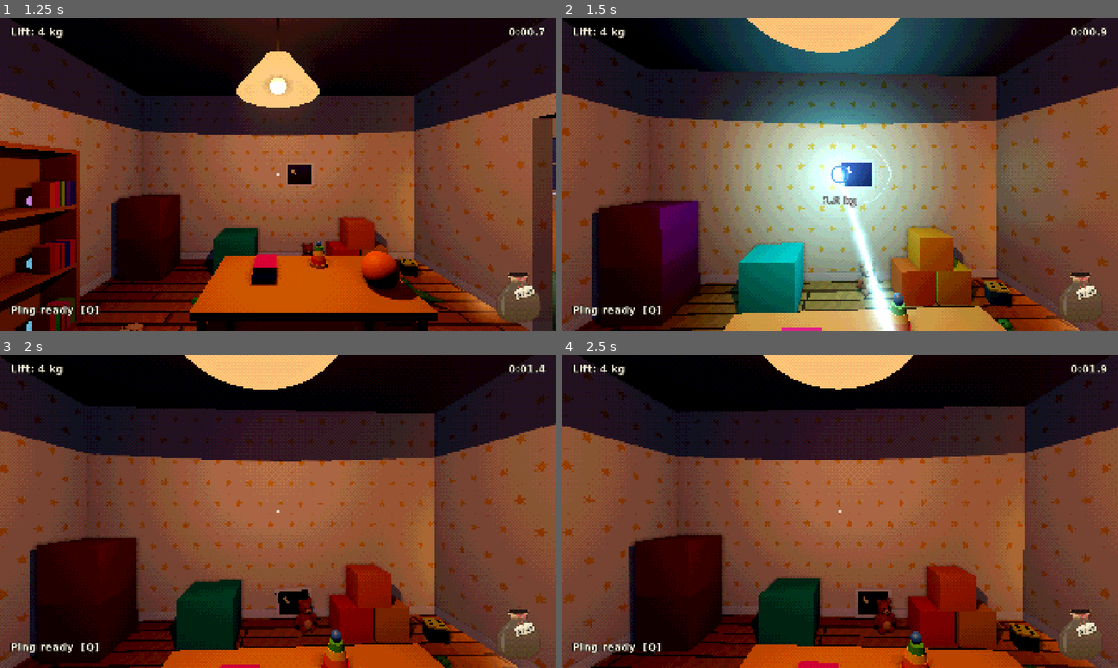
Above: before the commit, frames 1-4 (two rows, left to right).
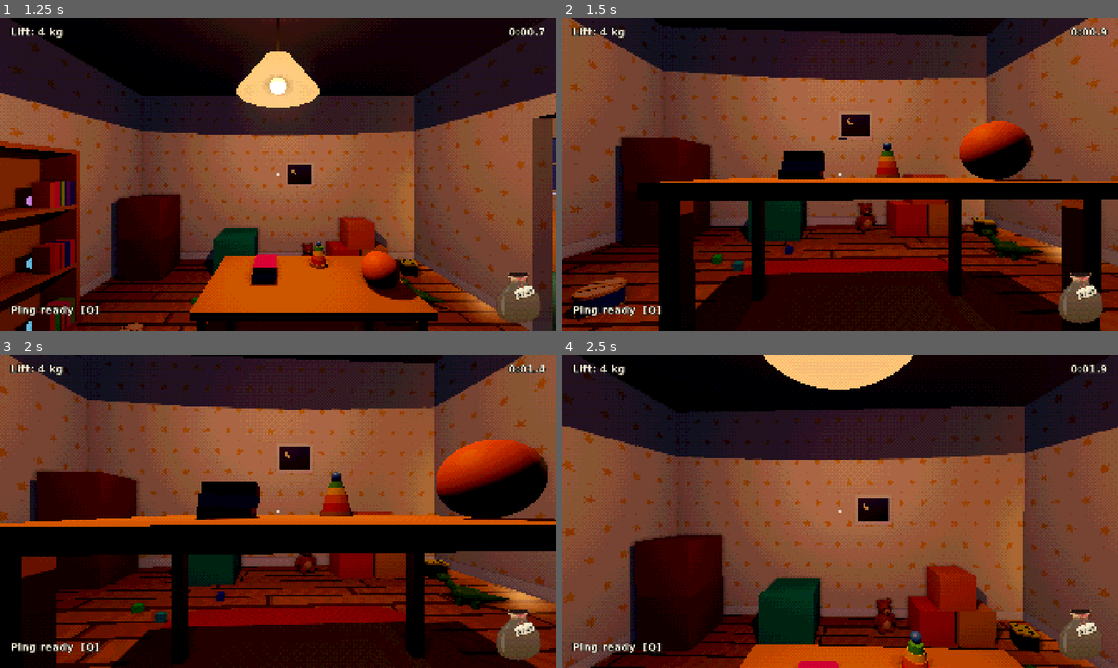
Above: after the commit, the same moments.

Repository: westo27/rummage
Game: Godot game, scene res://scenes/title.tscn
The game is run twice, just before and just after one commit, with the same random seed, the same clock (stepped at 60 frames per second) and the same inputs.
Inputs (mouse positions are in pixels of both pictures, inside the frame that each line leads up to):
- Up to frame 1 (1.25 s): click (278, 171) at 0.5 s
- Up to frame 2 (1.5 s): tap Enter at 1.25 s; move the mouse to (867, 174) at 1.27 s; hold W (move_forward) from 1.28 s (still down); hold C (crouch, bound only after the commit) from 1.28 s (still down); click (867, 174) at 1.42 s
- Up to frame 3 (2 s): keep holding W (move_forward); keep holding C (crouch, bound only after the commit); tap Ctrl at 1.55 s
- Up to frame 4 (2.5 s): keep holding W (move_forward); move the mouse to (812, 511) at 2.02 s; release C (crouch, bound only after the commit) at 2.03 s; tap Ctrl at 2.1 s; tap C (crouch, bound only after the commit) at 2.3 s

Frame 1 is identical in both runs. In frame 2, 83% of the frame differs, in the area x 0-100%, y 0-100%; in frame 3, 80%; in frame 4, 2.0%.

Commit message:
Crouch on C and Ctrl

Diff:
--- a/config/tunables.gd
+++ b/config/tunables.gd
@@ -20,6 +20,11 @@
 @export_group("Player")
 @export var walk_speed: float = 4.5
 @export var run_speed: float = 7.5
+## Hold C or Ctrl. Running has no effect while crouched.
+@export var crouch_speed: float = 2.2
+## Head height (eyes above the feet) standing and crouched, metres.
+@export var stand_eye_height: float = 1.55
+@export var crouch_eye_height: float = 0.8
 ## Radians of turn per pixel of mouse movement.
 @export var mouse_sensitivity: float = 0.0004
 ## Props this light or lighter are "clutter": the player walks through them,
--- a/scripts/game.gd
+++ b/scripts/game.gd
@@ -48,6 +48,8 @@
 	_add_key("move_left", KEY_A)
 	_add_key("move_right", KEY_D)
 	_add_key("run", KEY_SHIFT)
+	_add_key("crouch", KEY_C)
+	_add_key("crouch", KEY_CTRL)
 	_add_key("release_mouse", KEY_ESCAPE)
 	_add_key("restart", KEY_R)
 	_add_key("ping", KEY_Q)
--- a/scripts/player.gd
+++ b/scripts/player.gd
@@ -19,7 +19,19 @@
 @onready var head: Node3D = $Head
 @onready var camera: Camera3D = $Head/Camera3D
 
+@onready var _body_shape: CollisionShape3D = $CollisionShape3D
+
+const STAND_HEIGHT: float = 1.7
+## Capsule height while crouched: just over the eyes.
+const CROUCH_HEIGHT: float = 1.0
+## How fast the crouch eases in and out (fraction per second).
+const CROUCH_EASE: float = 12.0
+
+## 0 standing, 1 fully crouched. Eased, so the camera dips rather than snaps.
+var crouch: float = 0.0
 var _start_transform: Transform3D
+## The standing capsule, for checking there's headroom before standing up.
+var _stand_query := PhysicsShapeQueryParameters3D.new()
 ## A capsule a little fatter than the player's own, used to find clutter we're
 ## walking into. Built once and reused every tick.
 var _kick_query := PhysicsShapeQueryParameters3D.new()
@@ -31,12 +43,20 @@
 	capsule.height = 1.7
 	_kick_query.shape = capsule
 	_kick_query.collision_mask = 16  # the "clutter" layer
+	var standing := CapsuleShape3D.new()
+	standing.radius = 0.34  # a hair thinner, so touching a wall isn't "blocked"
+	standing.height = STAND_HEIGHT
+	_stand_query.shape = standing
 
 
 func _ready() -> void:
 	_start_transform = global_transform
 	# Lets creatures find the player with get_first_node_in_group("player").
 	add_to_group("player")
+	# The scene's capsule is a shared resource; give this body its own to resize.
+	_body_shape.shape = _body_shape.shape.duplicate()
+	_stand_query.collision_mask = collision_mask
+	_stand_query.exclude = [get_rid()]
 	Input.mouse_mode = Input.MOUSE_MODE_CAPTURED
 	_place_camera(head.global_position)
 
@@ -89,7 +109,9 @@
 	var input: Vector2 = Input.get_vector("move_left", "move_right", "move_forward", "move_back")
 	# transform.basis turns "forward relative to me" into a world direction.
 	var direction: Vector3 = (transform.basis * Vector3(input.x, 0.0, input.y)).normalized()
+	_update_crouch(delta)
 	var speed: float = Game.tune.run_speed if Input.is_action_pressed("run") else Game.tune.walk_speed
+	speed = lerpf(speed, Game.tune.crouch_speed, crouch)
 	velocity.x = direction.x * speed
 	velocity.z = direction.z * speed
 
@@ -103,6 +125,27 @@
 	# camera. Put the camera at the exact physics position for that, rather than
 	# the in-between drawn position _process will use for the next frame.
 	_place_camera(head.global_position)
+
+
+## Hold to crouch. Letting go only stands you up once there's room overhead,
+## so you stay ducked under a table until you've crawled out.
+func _update_crouch(delta: float) -> void:
+	var want: float = 1.0 if Input.is_action_pressed("crouch") or not _room_to_stand() else 0.0
+	crouch = move_toward(crouch, want, CROUCH_EASE * delta * 0.5)
+	# Ease in/out curve on top of the linear move, so it starts and lands softly.
+	var t: float = smoothstep(0.0, 1.0, crouch)
+	var height: float = lerpf(STAND_HEIGHT, CROUCH_HEIGHT, t)
+	var capsule := _body_shape.shape as CapsuleShape3D
+	capsule.height = height
+	_body_shape.position.y = height * 0.5  # keep the feet on the floor
+	head.position.y = lerpf(Game.tune.stand_eye_height, Game.tune.crouch_eye_height, t)
+
+
+func _room_to_stand() -> bool:
+	if crouch <= 0.0:
+		return true
+	_stand_query.transform = global_transform.translated_local(Vector3(0.0, STAND_HEIGHT * 0.5 + 0.02, 0.0))
+	return get_world_3d().direct_space_state.intersect_shape(_stand_query, 1).is_empty()
 
 
 ## Light props ("clutter", see prop.gd) don't block the player's movement, so
--- a/tests/check_stage1.gd
+++ b/tests/check_stage1.gd
@@ -58,6 +58,21 @@
 	walked = player.global_position.x - start_x
 	_check("runs at about 7.5 m/s", absf(walked - 3.75) < 0.3, "moved %.2f m in 0.5 s" % walked)
 
+	player.global_position = Vector3(-4.6, 0.05, 0.0)
+	Input.action_press("crouch")
+	await _wait(0.4)
+	var head: Node3D = player.get_node("Head")
+	_check("crouching lowers the head", head.position.y < 0.9, "head y=%.2f" % head.position.y)
+	start_x = player.global_position.x
+	Input.action_press("move_forward")
+	await _wait(0.5)
+	Input.action_release("move_forward")
+	walked = player.global_position.x - start_x
+	_check("crouch-walks at about 2.2 m/s", absf(walked - 1.1) < 0.25, "moved %.2f m in 0.5 s" % walked)
+	Input.action_release("crouch")
+	await _wait(0.4)
+	_check("letting go stands back up", head.position.y > 1.5, "head y=%.2f" % head.position.y)
+
 	player.global_position = Vector3(-2.6, 0.05, 1.5)
 	player.rotation.y = 0.0  # face -Z (north)
 	await _wait(0.2)
Not shown, changed: NOTES.md
